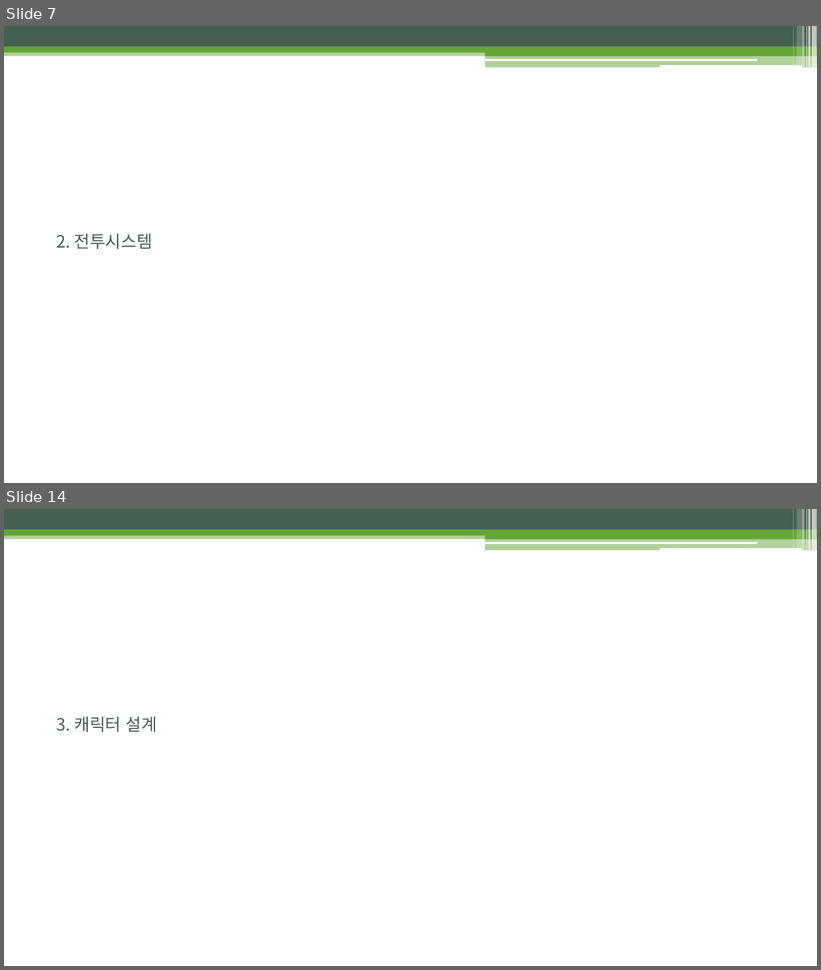
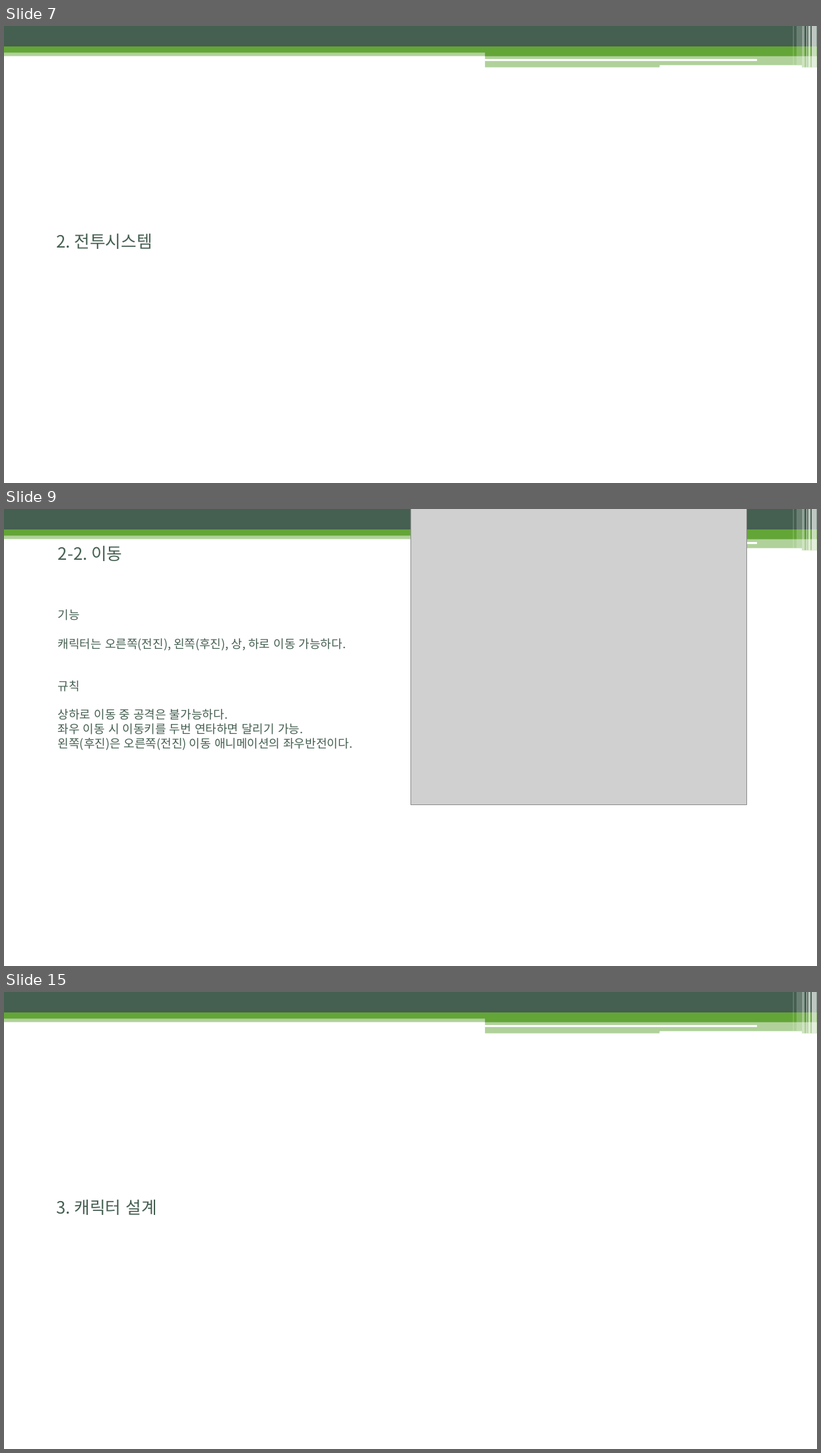
Before and after one commit to uknim2000/TIL, a slide deck: 003_게임기획서/노비의모험_전투시스템_김병훈_v001_200122.pptx. Shown one above the other, each under a label of ours: slides 7 and 14 before the commit, slides 7, 9 and 15 after it; the slides between them are not shown. The pictures are 821x970 and 821x1453 pixels, drawn with LibreOffice and Linux fonts; fonts in the diff are those of the drawing; grey boxes stand for pictures. Boxes give left, top, right and bottom in pixels: in the first picture for what was removed or moved away, otherwise in the second. Text is boxed around its words. In the diff, an @@ line names an element or a change of style, - is before the commit and + after.

```diff
--- a/003_게임기획서/노비의모험_전투시스템_김병훈_v001_200122.pptx
+++ b/003_게임기획서/노비의모험_전투시스템_김병훈_v001_200122.pptx
@@ slide 9 added at (4,509,817,966), background #FFFFFF; not listed: 13 template elements that a slide beside it also shows @@
@@ picture added at (411,509,748,805) @@
@@ title added at (58,545,122,561), 20 pt, text #455F51 @@
+2-2. 이동
@@ text added at (58,609,352,751), 14 pt, text #455F51 @@
+기능
+캐릭터는 오른쪽(전진), 왼쪽(후진), 상, 하로 이동 가능하다.
+규칙
+상하로 이동 중 공격은 불가능하다.
+좌우 이동 시 이동키를 두번 연타하면 달리기 가능.
+왼쪽(후진)은 오른쪽(전진) 이동 애니메이션의 좌우반전이다.
@@ what was slide 14 is now slide 15 @@
```
Also in this commit, not shown: 10 slides changed, 1 other slide added, 1 slide removed.
